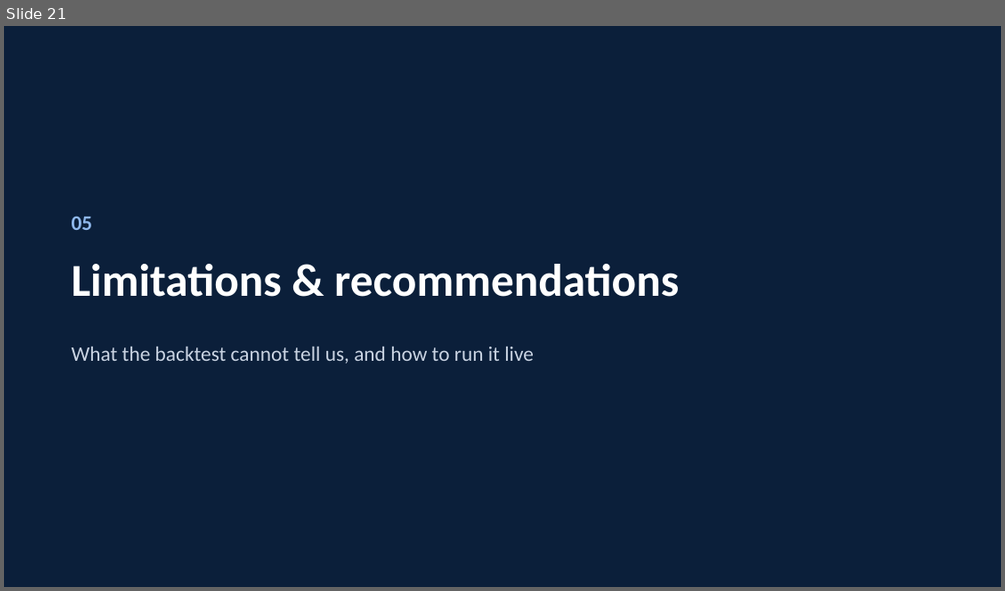
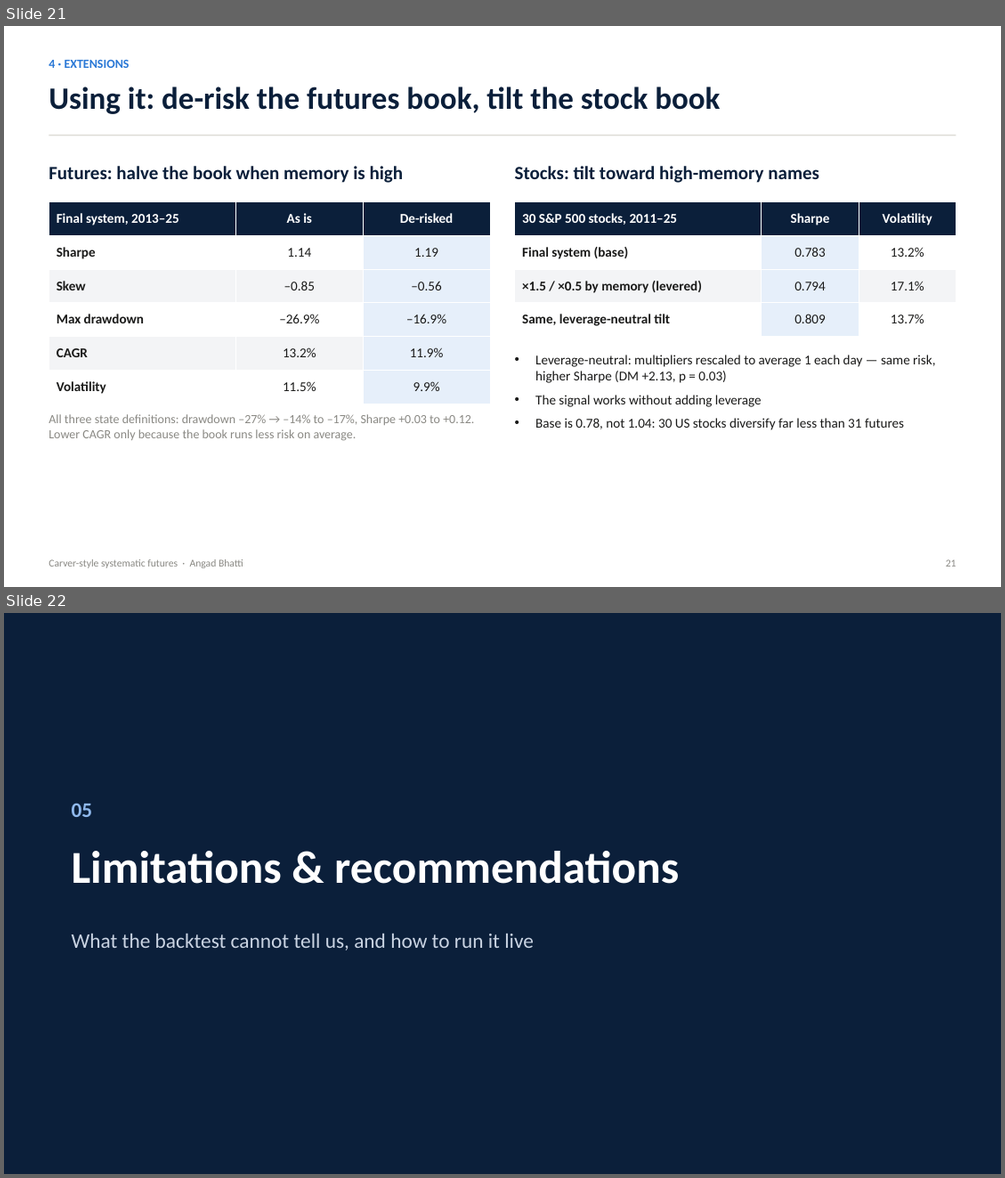
Before and after one commit to Abhatti-123123/carver, a slide deck: carver_presentation.pptx. Shown one above the other, each under a label of ours: slide 21 before the commit, slides 21 and 22 after it. The pictures are 1005x591 and 1005x1178 pixels, drawn with LibreOffice and Linux fonts; fonts in the diff are those of the drawing. Boxes give left, top, right and bottom in pixels: in the first picture for what was removed or moved away, otherwise in the second. Text is boxed around its words. In the diff, an @@ line names an element or a change of style, - is before the commit and + after.

```diff
--- a/carver_presentation.pptx
+++ b/carver_presentation.pptx
@@ slide 21 added at [4, 26, 1001, 587], background #FFFFFF @@
@@ text added at [48, 60, 129, 68], 12 pt, text #2A78D6, bold @@
+4 · EXTENSIONS
@@ text added at [48, 87, 720, 114], 30 pt, text #0B1F3A, bold @@
+Using it: de-risk the futures book, tilt the stock book
@@ rectangle added at [48, 135, 956, 136], fill #DDDCD6 @@
@@ text added at [48, 166, 404, 183], 18 pt, text #0B1F3A, bold @@
+Futures: halve the book when memory is high
@@ text added at [515, 166, 819, 183], 18 pt, text #0B1F3A, bold @@
+Stocks: tilt toward high-memory names
@@ table added at [48, 201, 490, 403], 6 rows, 3 columns @@
+Final system, 2013–25 | As is | De-risked
+Sharpe | 1.14 | 1.19
+Skew | –0.85 | –0.56
+Max drawdown | –26.9% | –16.9%
+CAGR | 13.2% | 11.9%
+Volatility | 11.5% | 9.9%
@@ table added at [515, 201, 956, 337], 4 rows, 3 columns @@
+30 S&P 500 stocks, 2011–25 | Sharpe | Volatility
+Final system (base) | 0.783 | 13.2%
+×1.5 / ×0.5 by memory (levered) | 0.794 | 17.1%
+Same, leverage-neutral tilt | 0.809 | 13.7%
@@ text added at [535, 354, 935, 430], 13 pt, text #1A1A19 @@
+• Leverage-neutral: multipliers rescaled to average 1 each day — same risk, higher Sharpe (DM +2.13, p = 0.03)
+• The signal works without adding leverage
+• Base is 0.78, not 1.04: 30 US stocks diversify far less than 31 futures
@@ text added at [48, 414, 474, 441], 12 pt, text #8A8984 @@
+All three state definitions: drawdown –27% → –14% to –17%, Sharpe +0.03 to +0.12. Lower CAGR only because the book runs less risk on average.
@@ text added at [48, 559, 243, 568], 10 pt, text #8A8984 @@
+Carver-style systematic futures · Angad Bhatti
@@ text added at [946, 559, 956, 566], 10 pt, text #8A8984 @@
+21
@@ what was slide 21 is now slide 22 @@
```
Also in this commit, not shown: 13 slides changed, 1 other slide added, 1 slide removed, 4 other files.
